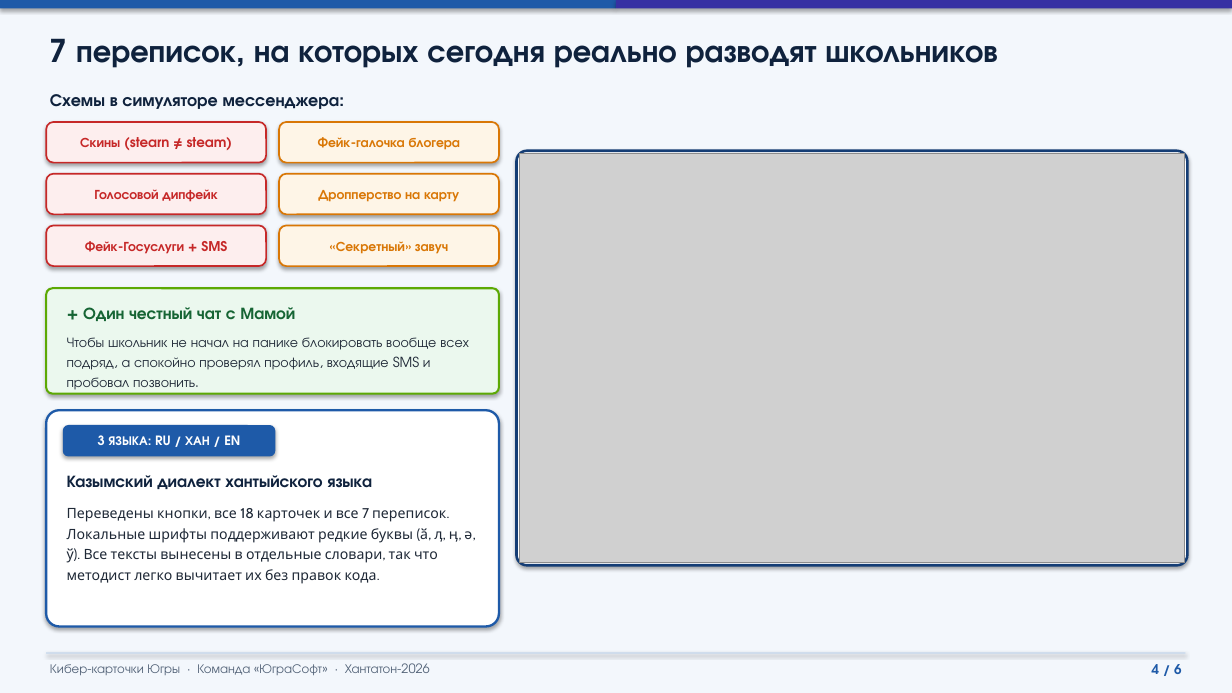
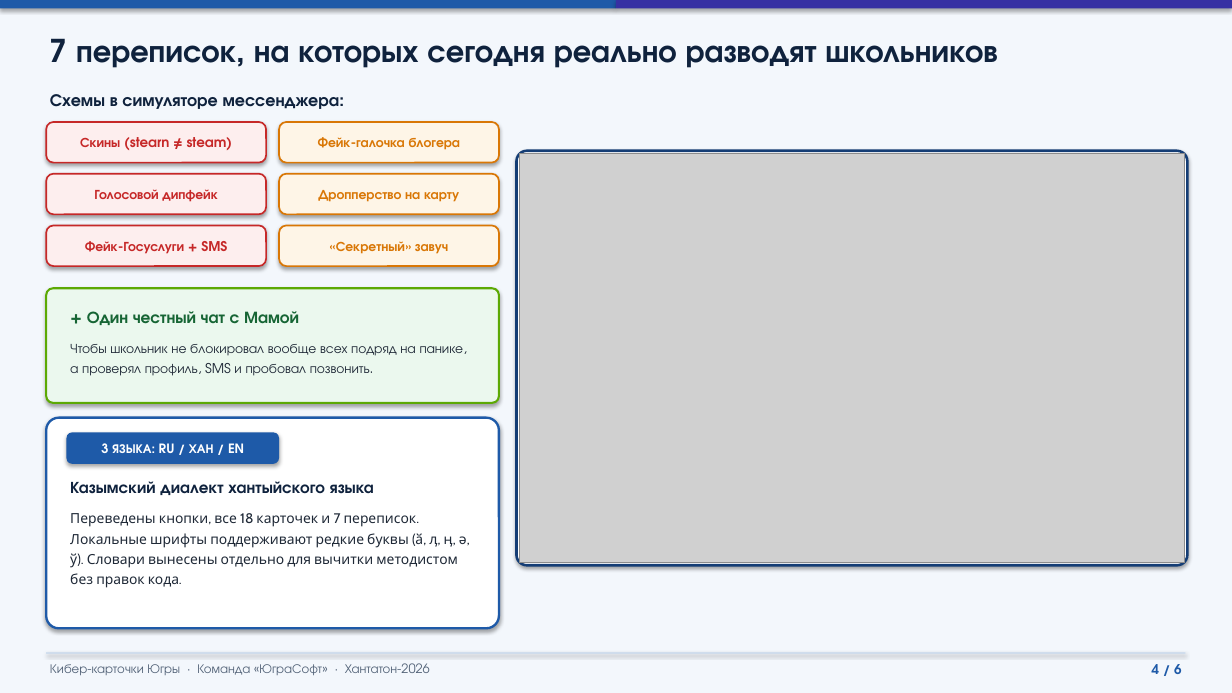
Before and after one commit to Frejixxx/yugrasoft-cybercards, a slide deck: slide 4 of Презентация_Кибер-карточки_Югры.pptx. Drawn at 1232x693 pixels with LibreOffice and Linux fonts; fonts in the diff are those of the drawing; grey boxes stand for pictures. Boxes give left, top, right and bottom in pixels: in the first picture for what was removed or moved away, otherwise in the second. Text is boxed around its words. In the diff, an @@ line names an element or a change of style, - is before the commit and + after.

```diff
--- a/Презентация_Кибер-карточки_Югры.pptx
+++ b/Презентация_Кибер-карточки_Югры.pptx
@@ rounded rectangle: place and size @@
-rounded rectangle at <box>46,288,499,394</box>
+rounded rectangle at <box>46,288,499,403</box>
@@ text "+ Один честный чат с ...": place and size @@
-text "+ Один честный чат с ..." at <box>83,307,295,321</box>
+text "+ Один честный чат с ..." at <box>87,311,299,325</box>
@@ text at <box>70,344,464,376</box>: text changed; size 10.8 to 10.5 pt @@
-Чтобы школьник не начал на панике блокировать вообще всех подряд, а спокойно проверял профиль, входящие SMS и пробовал позвонить.
+Чтобы школьник не блокировал вообще всех подряд на панике, а проверял профиль, SMS и пробовал позвонить.
@@ rounded rectangle: place and size @@
-rounded rectangle at <box>46,410,499,627</box>
+rounded rectangle at <box>46,418,499,628</box>
@@ rounded rectangle "3 ЯЗЫКА: RU / ХАН ...": place and size @@
-rounded rectangle "3 ЯЗЫКА: RU / ХАН ..." at <box>63,425,275,457</box>
+rounded rectangle "3 ЯЗЫКА: RU / ХАН ..." at <box>67,433,279,464</box>
@@ text "Казымский диалект хантыйского языка" at <box>70,481,374,495</box>: size 13 to 12.8 pt @@
@@ text at <box>70,513,467,588</box>: text changed; size 11 to 10.8 pt @@
-Переведены кнопки, все 18 карточек и все 7 переписок.
-Локальные шрифты поддерживают редкие буквы (ӑ, ӆ, ӊ, ә, ў). Все тексты вынесены в отдельные словари, так что методист легко вычитает их без правок кода.
+Переведены кнопки, все 18 карточек и 7 переписок.
+Локальные шрифты поддерживают редкие буквы (ӑ, ӆ, ӊ, ә, ў). Словари вынесены отдельно для вычитки методистом без правок кода.
```
Also in this commit, not shown: 2 other slides changed, 1 other file.
